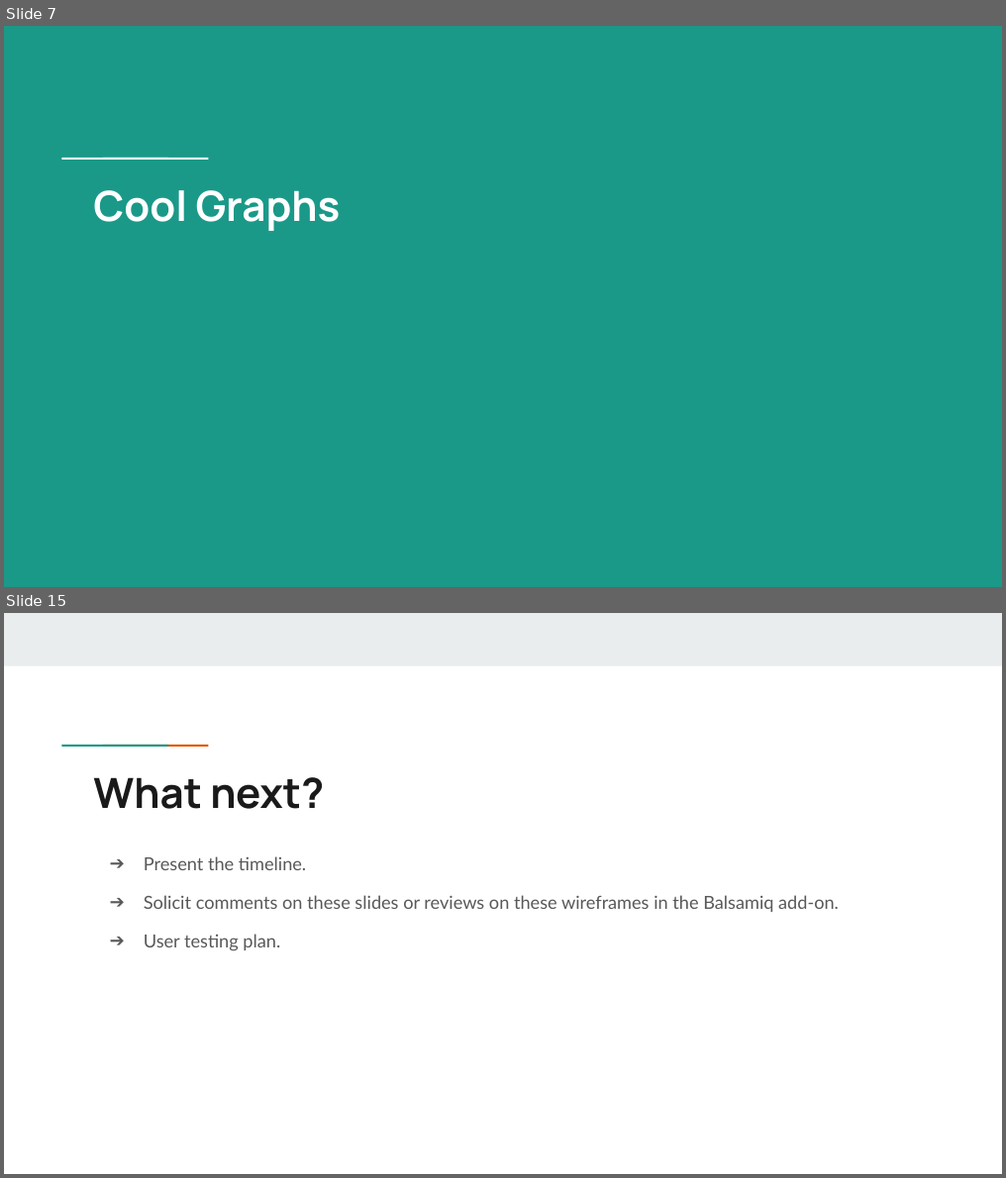
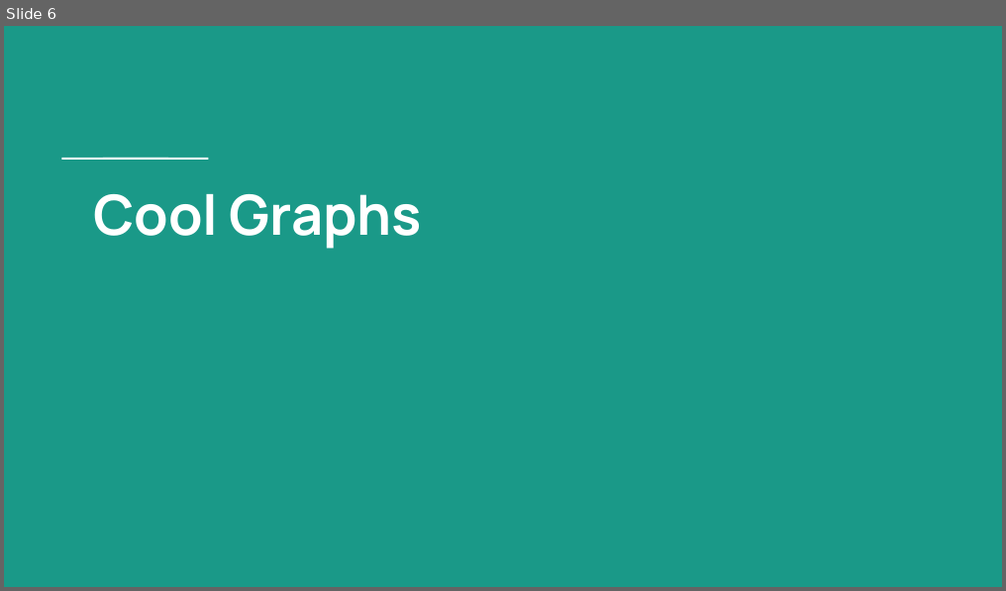
Before and after one commit to ssmcnatt/experimental-design-cap01, a slide deck: presentation-of-findings.pptx. Shown one above the other, each under a label of ours: slides 7 and 15 before the commit, slide 6 after it; the slides between them are not shown. The pictures are 1006x1178 and 1006x591 pixels, drawn with LibreOffice and Linux fonts; fonts in the diff are those of the drawing. Boxes give left, top, right and bottom in pixels: in the first picture for what was removed or moved away, otherwise in the second. Text is boxed around its words. In the diff, an @@ line names an element or a change of style, - is before the commit and + after.

```diff
--- a/presentation-of-findings.pptx
+++ b/presentation-of-findings.pptx
@@ slide 15 removed at box(4, 613, 1002, 1174), background #FFFFFF @@
@@ rectangle removed at box(4, 613, 1002, 665) @@
@@ rectangle removed at box(95, 743, 136, 748) @@
@@ rectangle removed at box(135, 743, 175, 748) @@
@@ title removed at box(93, 777, 324, 809) @@
-What next?
@@ text removed at box(144, 857, 839, 952) @@
-➔ Present the timeline.
-➔ Solicit comments on these slides or reviews on these wireframes in the Balsamiq add-on.
-➔ User testing plan.
@@ what was slide 7 is now slide 6 @@
@@ slide 6 changed as well @@
@@ title "Cool Graphs" at box(93, 194, 422, 249): size 30 to 40 pt @@
```
Also in this commit, not shown: 5 other slides changed, 5 slides added, 11 other slides removed.
